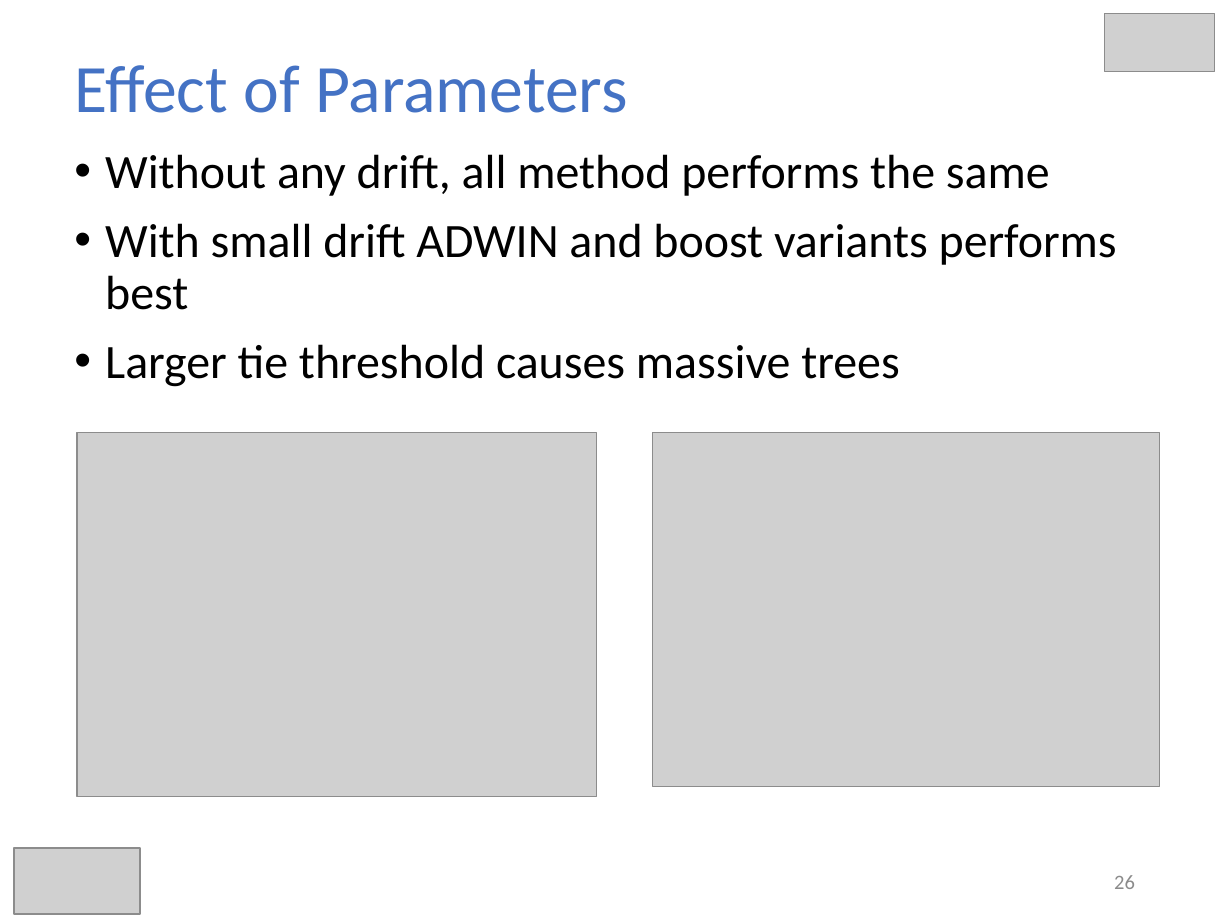
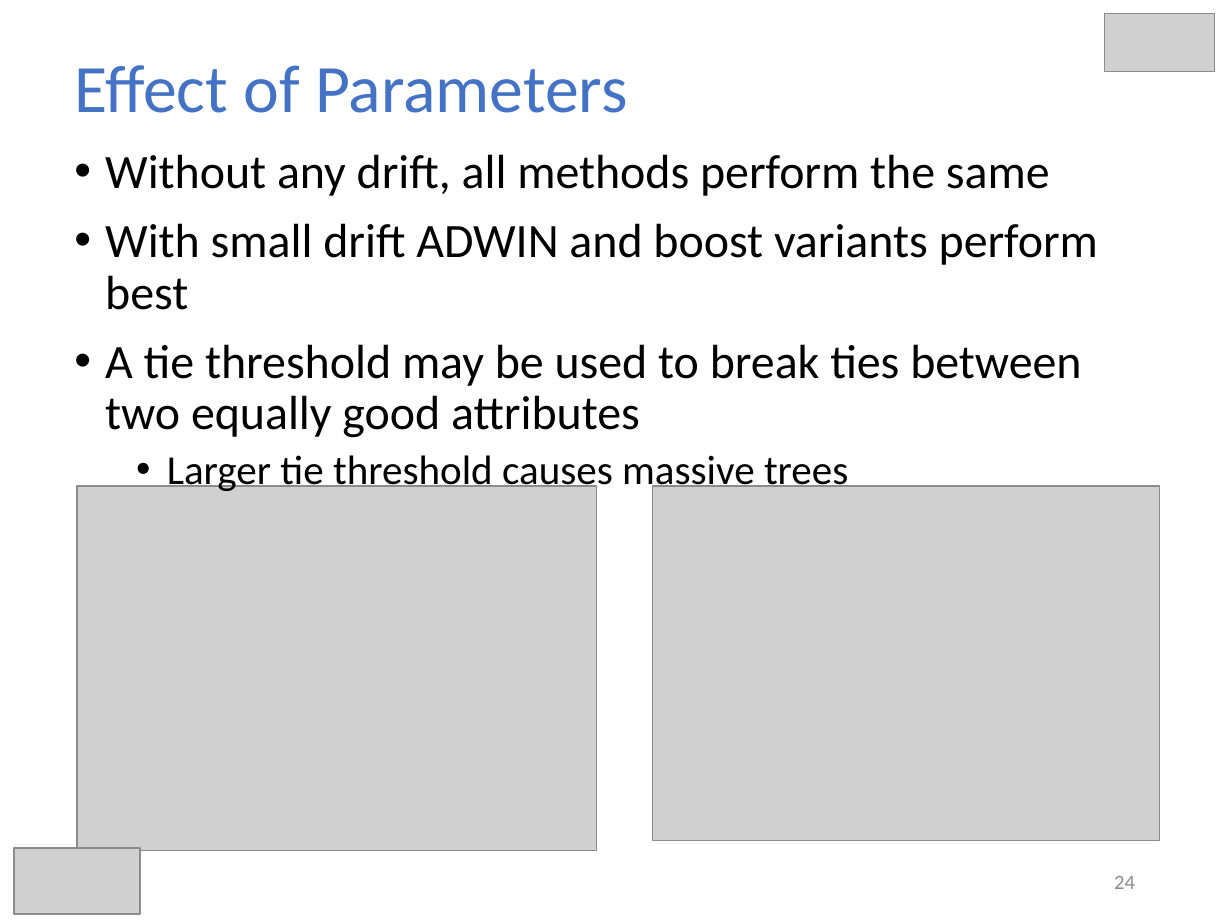
Before and after one commit to hmsgit/minestream, a slide deck: slide 24 of presentation/thesis.pptx (slide 26 before the commit). Drawn at 1232x924 pixels with LibreOffice and Linux fonts; fonts in the diff are those of the drawing; grey boxes stand for pictures. Boxes give left, top, right and bottom in pixels: in the first picture for what was removed or moved away, otherwise in the second. Text is boxed around its words. In the diff, an @@ line names an element or a change of style, - is before the commit and + after.

```diff
--- a/presentation/thesis.pptx
+++ b/presentation/thesis.pptx
@@ text at [105,154,1098,438]: text changed @@
-• Without any drift, all method performs the same
-• With small drift ADWIN and boost variants performs best
+• Without any drift, all methods perform the same
+• With small drift ADWIN and boost variants perform best
+• A tie threshold may be used to break ties between two equally good attributes
@@ text at [167,455,848,494]: size 28 to 24 pt in "Larger tie threshold causes massive trees"; list level 1 to 2 in "Larger tie threshold causes massive ..." @@
@@ picture: place and size @@
-picture at [78,432,598,797]
+picture at [78,487,598,851]
@@ picture: place and size @@
-picture at [653,432,1159,787]
+picture at [653,487,1159,841]
@@ page number at [1114,876,1135,889]: text changed @@
-26
+24
```
Also in this commit, not shown: 23 other slides changed, 2 slides removed, 9 other files.
